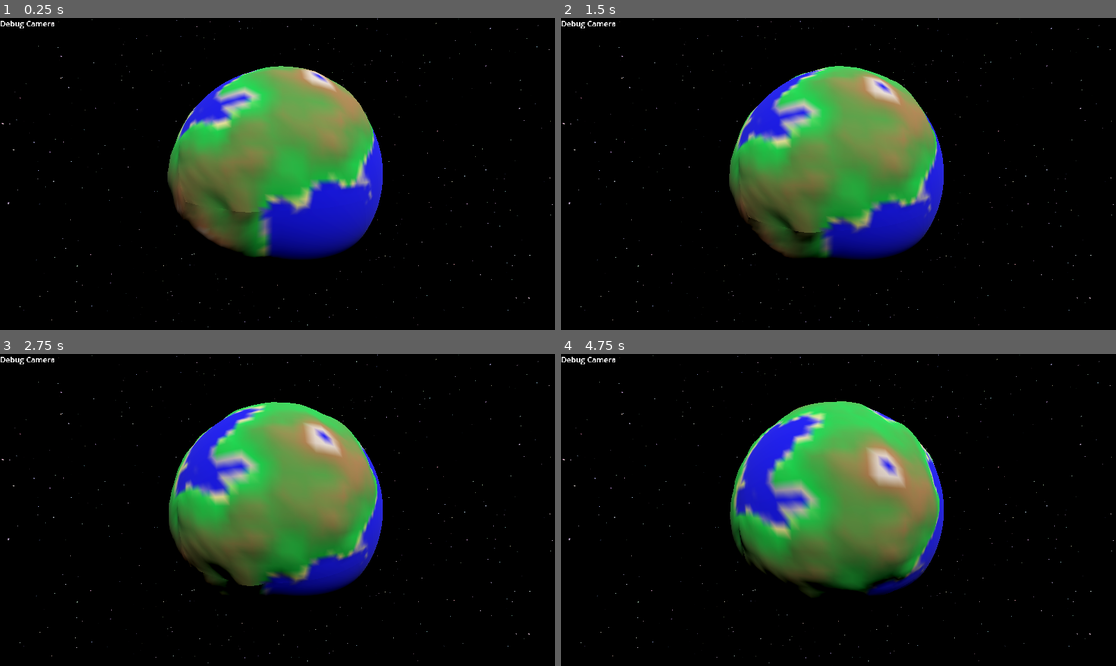
Above: before the commit, frames 1-4 (two rows, left to right).
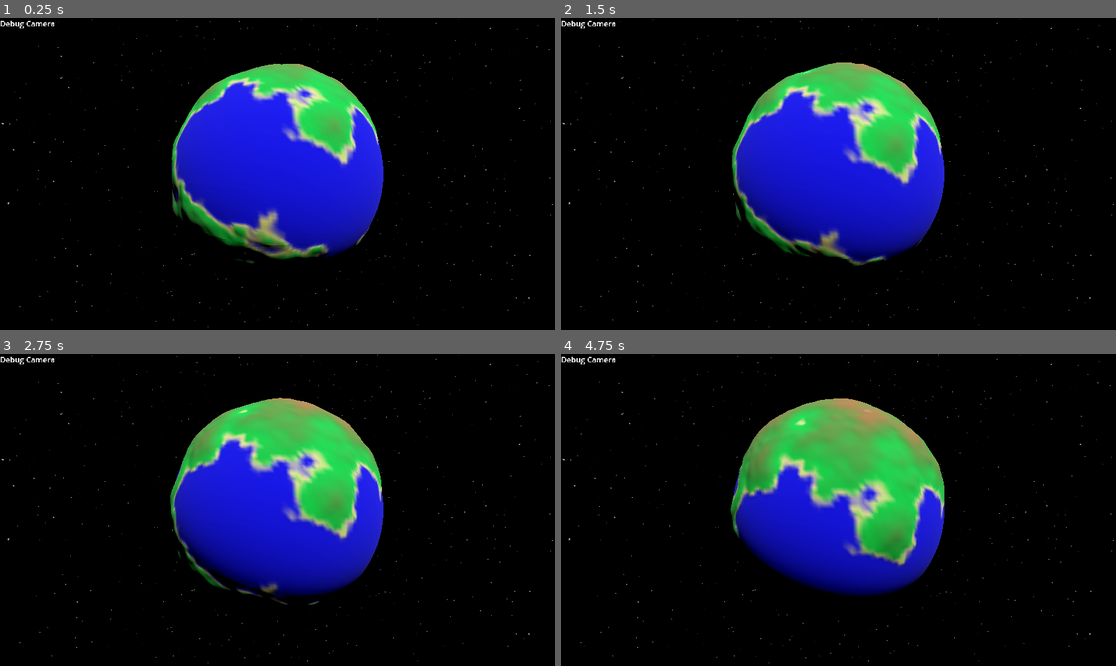
Above: after the commit, the same moments.

Repository: estr4/proc-planet
Game: Godot game, scene res://Common/main.tscn
Same seed, same stepped clock (60 frames per second), same inputs: the game is played once before the commit and once after it.
Inputs (mouse positions are in pixels of both pictures, inside the frame that each line leads up to):
- Up to frame 1 (0.25 s): no input
- Up to frame 2 (1.5 s): move the mouse to (960, 158) at 0.52 s; click (960, 158) at 0.67 s; move the mouse to (727, 189) at 1.27 s; click (727, 189) at 1.42 s
- Up to frame 3 (2.75 s): move the mouse to (333, 441) at 2.02 s; click (333, 441) at 2.17 s
- Up to frame 4 (4.75 s): move the mouse to (810, 572) at 2.77 s; click (810, 572) at 2.92 s; move the mouse to (1005, 556) at 3.52 s; click (1005, 556) at 3.67 s; move the mouse to (672, 463) at 4.27 s; click (672, 463) at 4.42 s

The runs differ from the first frame. In frame 1, 16% of the frame differs, in the area x 30-70%, y 14-79%; in frame 2, 17%; in frame 3, 17%; in frame 4, 18%, in the area x 30-70%, y 14-83%.

Commit message:
add notice

Diff:
--- a/Common/main.tscn
+++ b/Common/main.tscn
@@ -55,7 +55,7 @@
 
 [sub_resource type="FastNoiseLite" id="FastNoiseLite_3x2pr"]
 noise_type = 0
-seed = -1551612448
+seed = 496266154
 frequency = 0.025
 script = ExtResource("6_i8a1s")
 roughness = 25.0
@@ -65,7 +65,7 @@
 
 [sub_resource type="FastNoiseLite" id="FastNoiseLite_34hby"]
 noise_type = 0
-seed = -946402050
+seed = -494576258
 frequency = 0.025
 script = ExtResource("6_i8a1s")
 roughness = 25.0
@@ -75,7 +75,7 @@
 
 [sub_resource type="FastNoiseLite" id="FastNoiseLite_40tq0"]
 noise_type = 0
-seed = 1413549100
+seed = 2147245084
 frequency = 0.025
 script = ExtResource("6_i8a1s")
 roughness = 25.0
@@ -87,8 +87,8 @@
 script = ExtResource("7_3x2pr")
 layers = Array[ExtResource("6_i8a1s")]([SubResource("FastNoiseLite_3x2pr"), SubResource("FastNoiseLite_34hby"), SubResource("FastNoiseLite_40tq0")])
 planet_radius = 2.0
-sea_level = 2.225
-resolution = 32
+sea_level = 2.235
+resolution = 62
 
 [node name="Main" type="Node3D"]
 script = ExtResource("1_af62b")
@@ -104,7 +104,7 @@
 transform = Transform3D(1, 0, 0, 0, 1, 0, 0, 0, 1, 0, 0, 14)
 
 [node name="Planet" type="Node3D" parent="."]
-transform = Transform3D(1, 0, 0, 0, -0.559898, 0.828561, 0, -0.828561, -0.559898, 0, 0, 0)
+transform = Transform3D(1, 0, 0, 0, 0.349922, -0.936779, 0, 0.936779, 0.349922, 0, 0, 0)
 script = ExtResource("4_xbodk")
 planet_settings = SubResource("Resource_i8a1s")
 shape_settings = SubResource("Resource_ci2lm")
--- a/project.godot
+++ b/project.godot
@@ -18,10 +18,6 @@
 [autoload]
 
 Globals="*res://Common/globals.gd"
-
-[display]
-
-window/size/mode=3
 
 [dotnet]
 
Not shown, changed: README.md
